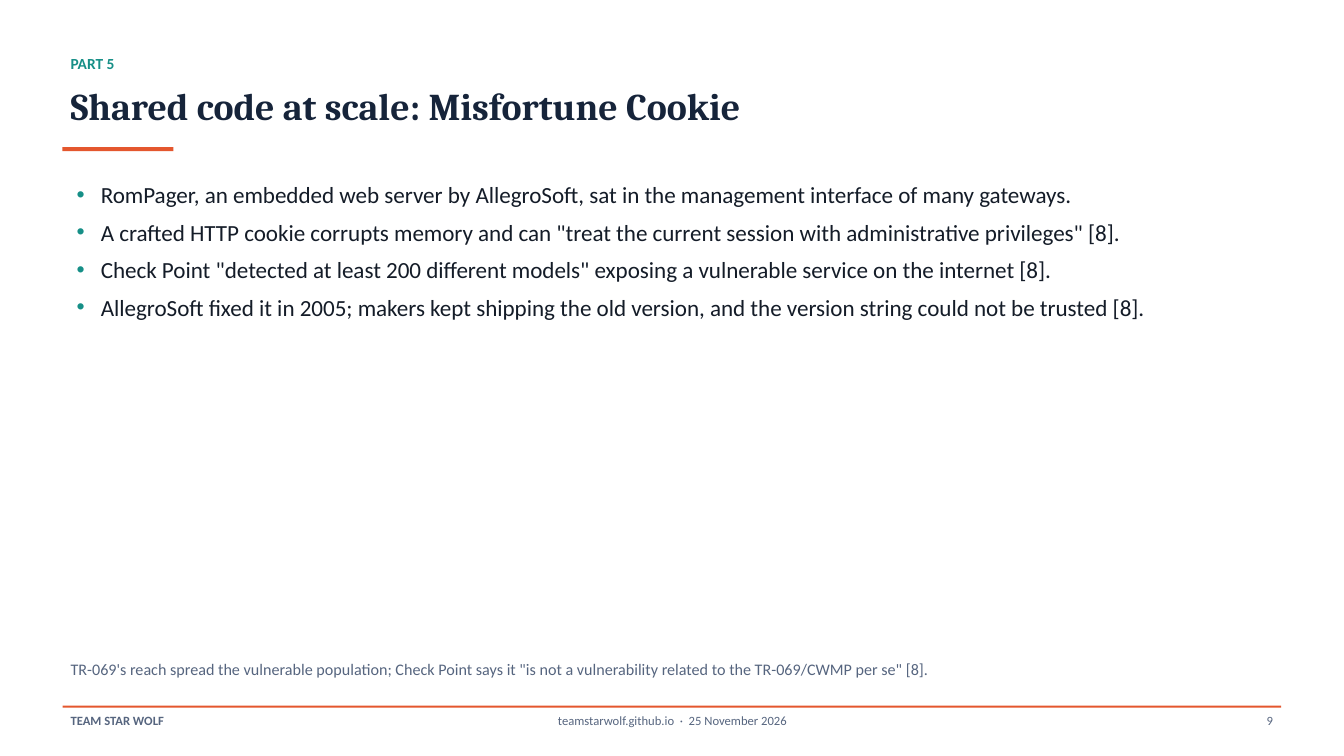
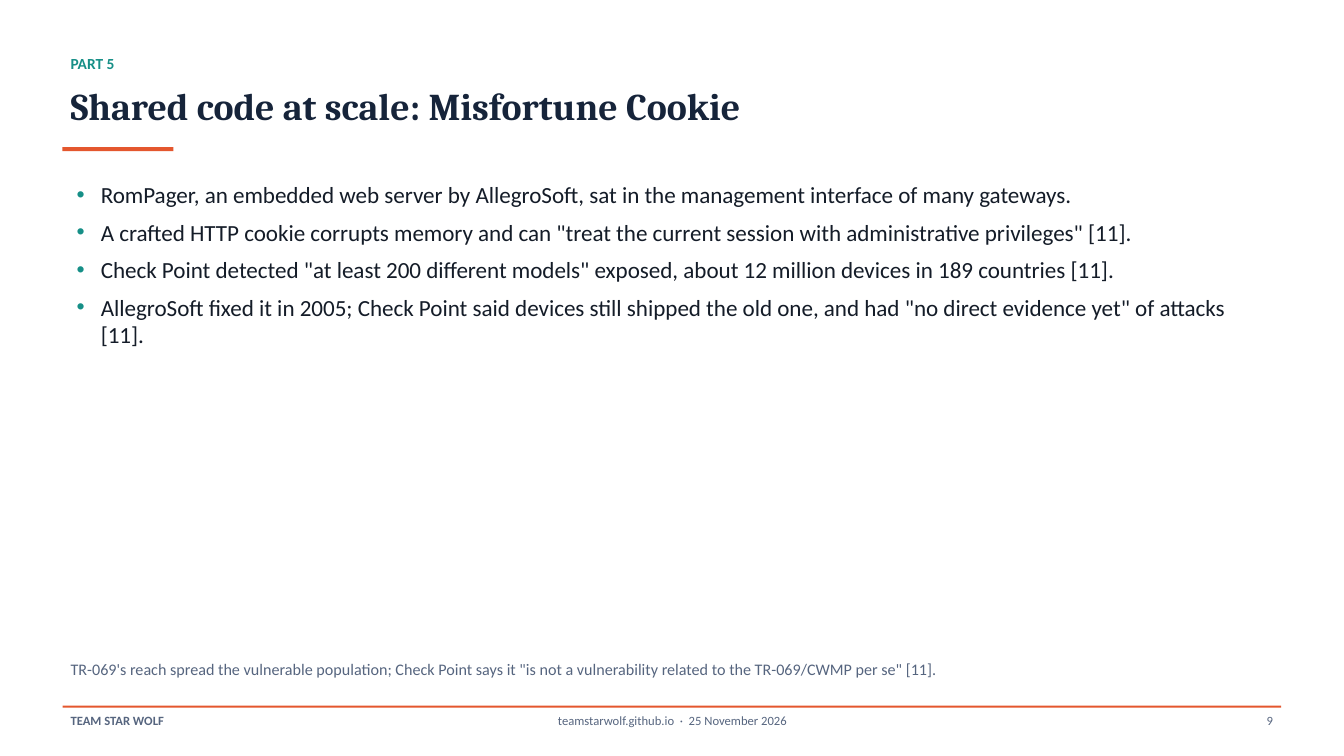
Before and after one commit to TeamStarWolf/TeamStarWolf, a slide deck: slide 9 of case-studies/slides/ISP_Gateway_Home_Network_Case_Study.pptx. Drawn at 1344x756 pixels with LibreOffice and Linux fonts; fonts in the diff are those of the drawing. Boxes give left, top, right and bottom in pixels: in the first picture for what was removed or moved away, otherwise in the second. Text is boxed around its words. In the diff, an @@ line names an element or a change of style, - is before the commit and + after.

```diff
--- a/case-studies/slides/ISP_Gateway_Home_Network_Case_Study.pptx
+++ b/case-studies/slides/ISP_Gateway_Home_Network_Case_Study.pptx
@@ text at [101,224,1225,346]: text changed @@
-• A crafted HTTP cookie corrupts memory and can "treat the current session with administrative privileges" [8].
-• Check Point "detected at least 200 different models" exposing a vulnerable service on the internet [8].
-• AllegroSoft fixed it in 2005; makers kept shipping the old version, and the version string could not be trusted [8].
+• A crafted HTTP cookie corrupts memory and can "treat the current session with administrative privileges" [11].
+• Check Point detected "at least 200 different models" exposed, about 12 million devices in 189 countries [11].
+• AllegroSoft fixed it in 2005; Check Point said devices still shipped the old one, and had "no direct evidence yet" of attacks [11].
@@ text at [71,663,936,678]: text changed @@
-TR-069's reach spread the vulnerable population; Check Point says it "is not a vulnerability related to the TR-069/CWMP per se" [8].
+TR-069's reach spread the vulnerable population; Check Point says it "is not a vulnerability related to the TR-069/CWMP per se" [11].
```
Also in this commit, not shown: 13 other slides changed, 7 other files.
